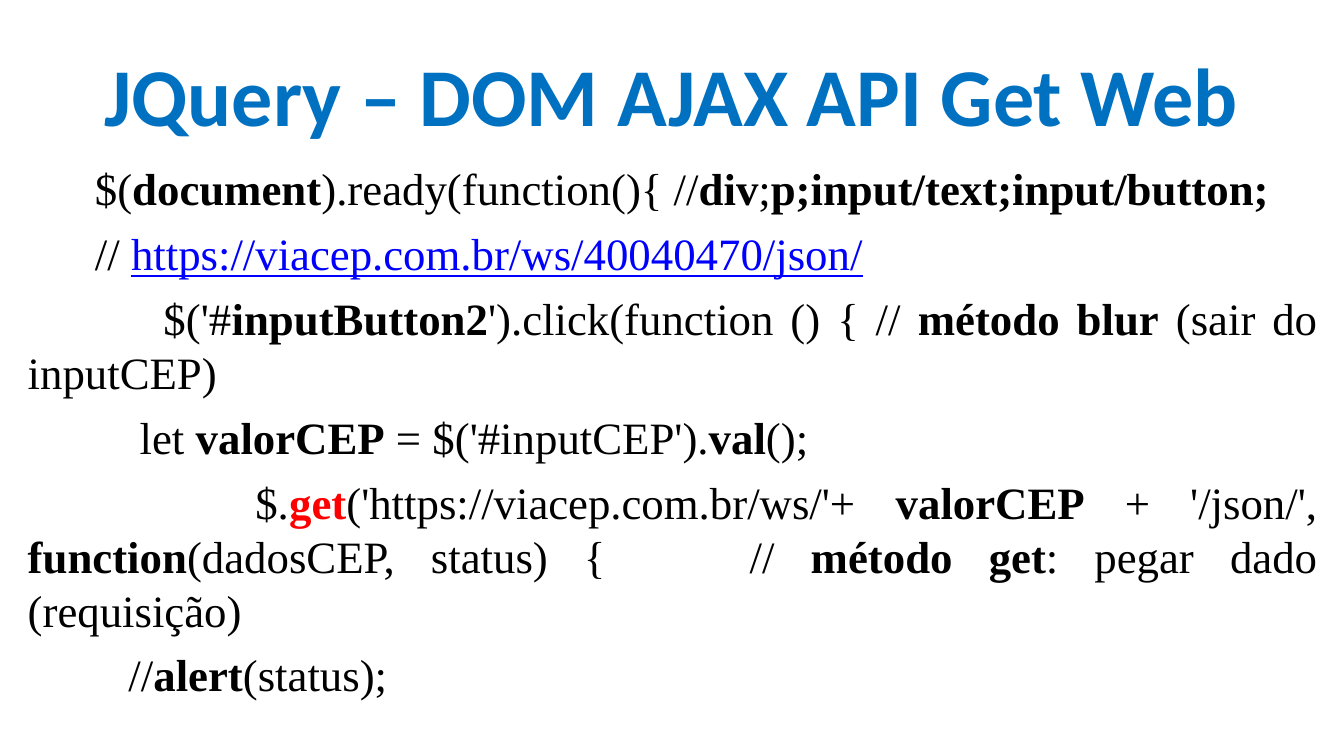
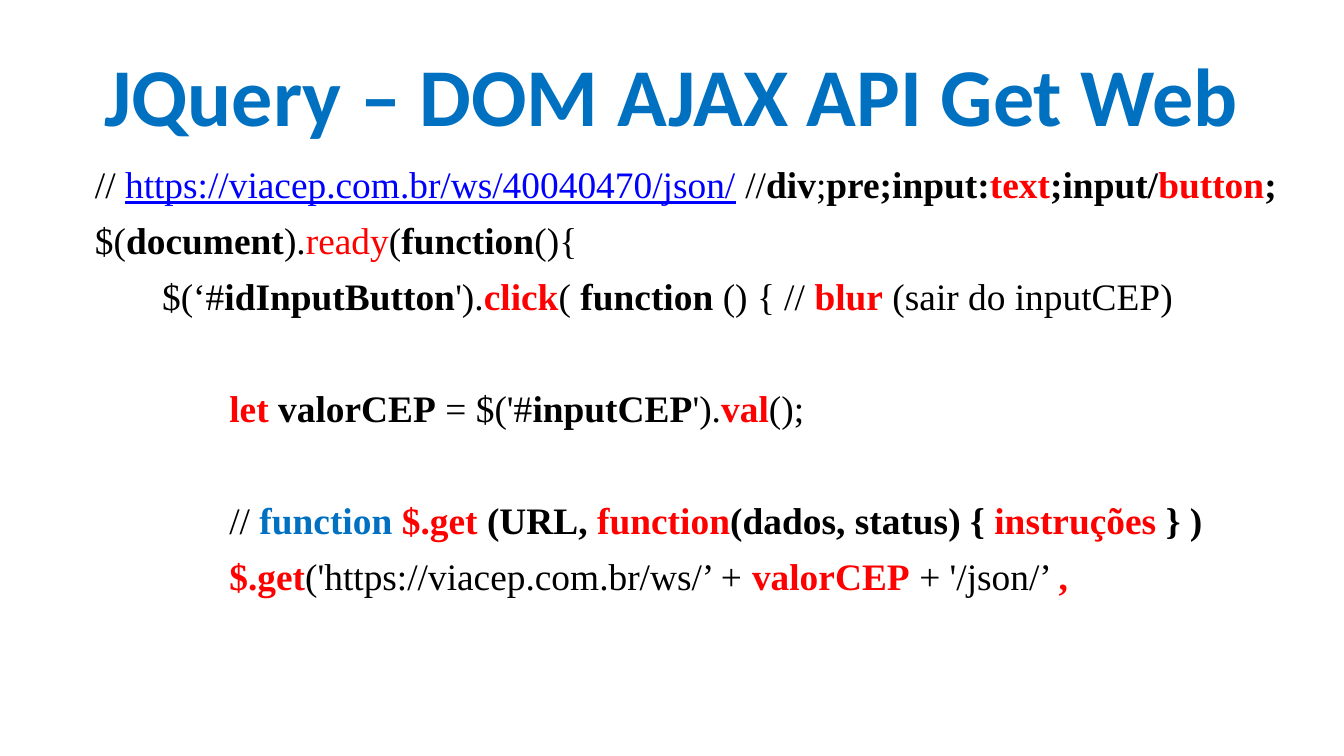
Before and after one commit to CloudEducationBrazil/WydenDesenvolvimentoWebPHP, a slide deck: slide 29 of 01 Classes/Aula 11 Desenvolvimento Web PHP - JQuery.pptx. Drawn at 1344x756 pixels with LibreOffice and Linux fonts; fonts in the diff are those of the drawing; background and template pictures are left out. Boxes give left, top, right and bottom in pixels: in the first picture for what was removed or moved away, otherwise in the second. Text is boxed around its words. In the diff, an @@ line names an element or a change of style, - is before the commit and + after.

```diff
--- a/01 Classes/Aula 11 Desenvolvimento Web PHP - JQuery.pptx
+++ b/01 Classes/Aula 11 Desenvolvimento Web PHP - JQuery.pptx
@@ text at (95,172,1276,317): text changed; size 24 to 20 pt @@
-$(document).ready(function(){ //div;p;input/text;input/button;
-// https://viacep.com.br/ws/40040470/json/
-$('#inputButton2').click(function () { // método blur (sair do inputCEP)
+// https://viacep.com.br/ws/40040470/json/ //div;pre;input:text;input/button;
+$(document).ready(function(){
+$(‘#idInputButton').click( function () { // blur (sair do inputCEP)
@@ text at (229,395,804,429): size 24 to 20 pt in "let valorCEP = $('#inputCEP').val();"; text colour #000000 to #FF0000, bold on in "let $('#inputCEP').val();" @@
@@ text at (229,507,1156,597): text changed; size 24 to 20 pt; bold on @@
-$.get('https://viacep.com.br/ws/'+ valorCEP + '/json/', function(dadosCEP, status) { // método get: pegar dado (requisição)
-//alert(status);
+// function $.get (URL, function(dados, status) { instruções } )
+$.get('https://viacep.com.br/ws/’ + valorCEP + '/json/’ ,
```
Also in this commit, not shown: 18 other slides changed, 25 other files.
